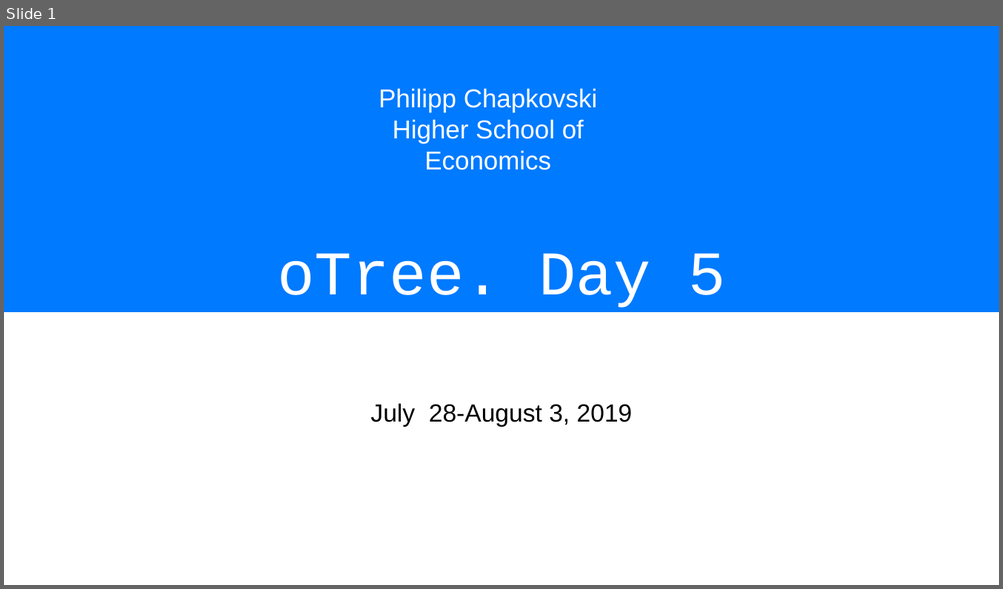
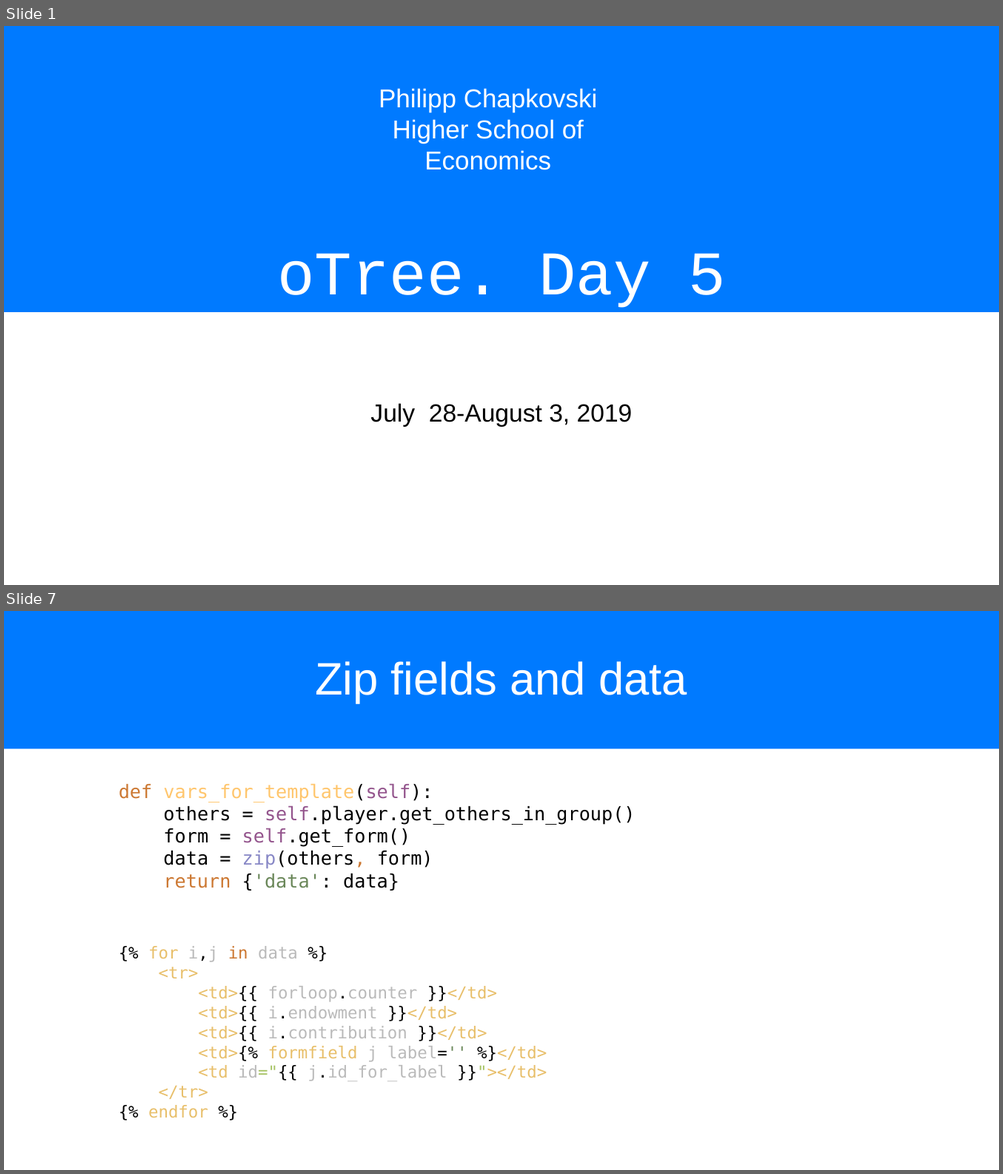
Before and after one commit to chapkovski/uncertainty-summer-school, a slide deck: presentations/frankfurt_july_2019 day5.pptx. Shown one above the other, each under a label of ours: slide 1 before the commit, slides 1 and 7 after it; the slides between them are not shown. The pictures are 1003x589 and 1003x1174 pixels, drawn with LibreOffice and Linux fonts; fonts in the diff are those of the drawing. Boxes give left, top, right and bottom in pixels: in the first picture for what was removed or moved away, otherwise in the second. Text is boxed around its words. In the diff, an @@ line names an element or a change of style, - is before the commit and + after.

```diff
--- a/presentations/frankfurt_july_2019 day5.pptx
+++ b/presentations/frankfurt_july_2019 day5.pptx
@@ slide 7 added at box(4, 611, 999, 1170), background #FFFFFF @@
@@ title added at box(4, 611, 999, 749), fill #007AFF, 44 pt, text #FFFFFF @@
+Zip fields and data
@@ text added at box(119, 783, 635, 891), 18 pt, text #000000 @@
+def vars_for_template(self):
+others = self.player.get_others_in_group()
+form = self.get_form()
+data = zip(others, form)
+return {'data': data}
@@ text added at box(148, 946, 546, 1119), 16 pt, text #E8BF6A @@
+{% for i,j in data %}
+<tr>
+<td>{{ forloop.counter }}</td>
+<td>{{ i.endowment }}</td>
+<td>{{ i.contribution }}</td>
+<td>{% formfield j label='' %}</td>
+<td id="{{ j.id_for_label }}"></td>
+</tr>
+{% endfor %}
```
Also in this commit, not shown: 1 slide changed, 8 other slides added, 11 other files.
